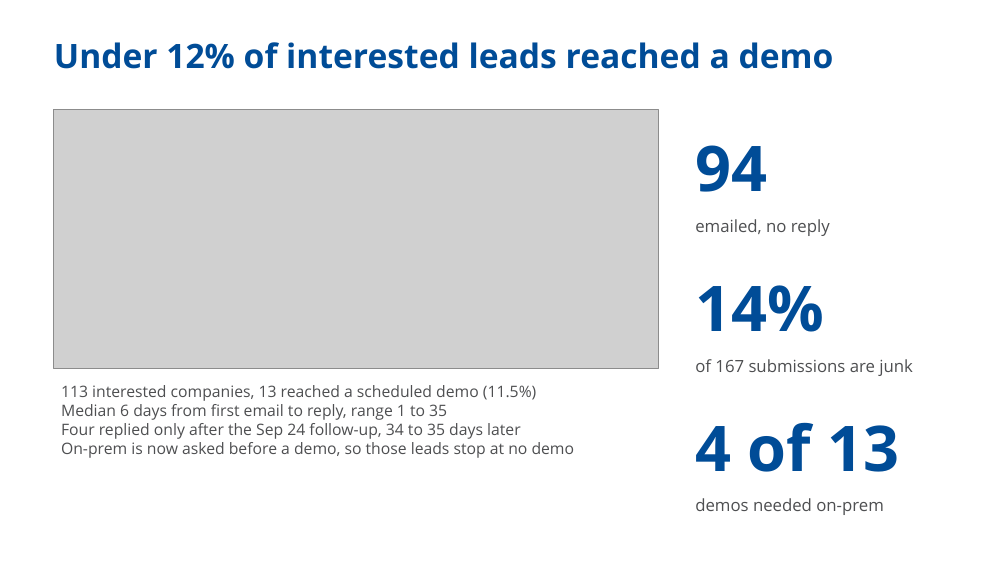
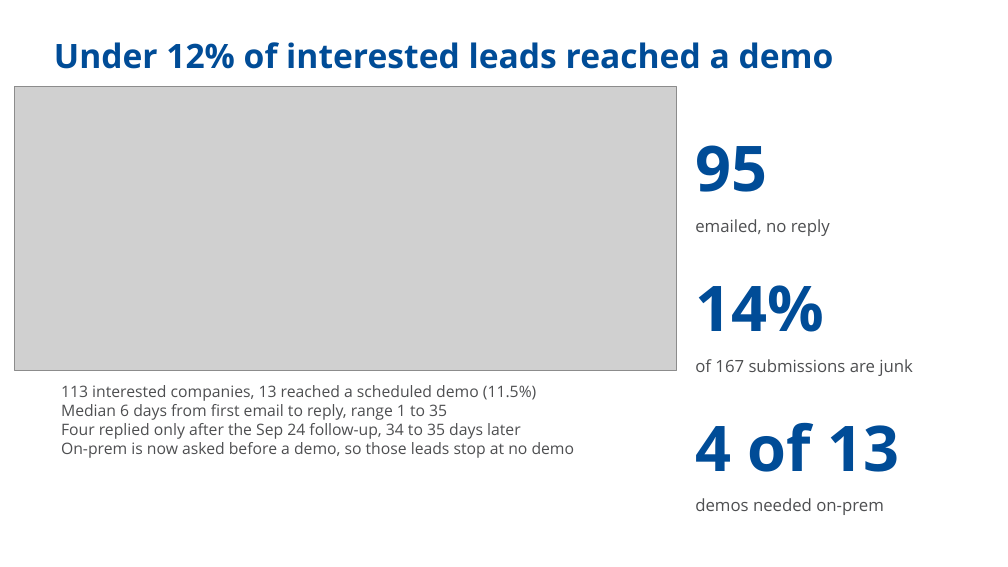
Before and after one commit to ADemers-tricentis/agent-score, a slide deck: slide 4 of docs/decks/weekly-updates/AgentScore weekly 2026-11-10 Skill.pptx. Drawn at 1008x567 pixels with LibreOffice and Linux fonts; fonts in the diff are those of the drawing; grey boxes stand for pictures; background and template pictures are left out. Boxes give left, top, right and bottom in pixels: in the first picture for what was removed or moved away, otherwise in the second. Text is boxed around its words. In the diff, an @@ line names an element or a change of style, - is before the commit and + after.

```diff
--- a/docs/decks/weekly-updates/AgentScore weekly 2026-11-10 Skill.pptx
+++ b/docs/decks/weekly-updates/AgentScore weekly 2026-11-10 Skill.pptx
@@ picture: place and size @@
-picture at (54,110,659,369)
+picture at (14,87,677,371)
@@ text at (695,145,767,192): text changed @@
-94
+95
```
Also in this commit, not shown: 4 other slides changed, 2 slides added, 2 slides removed, 59 other files.
